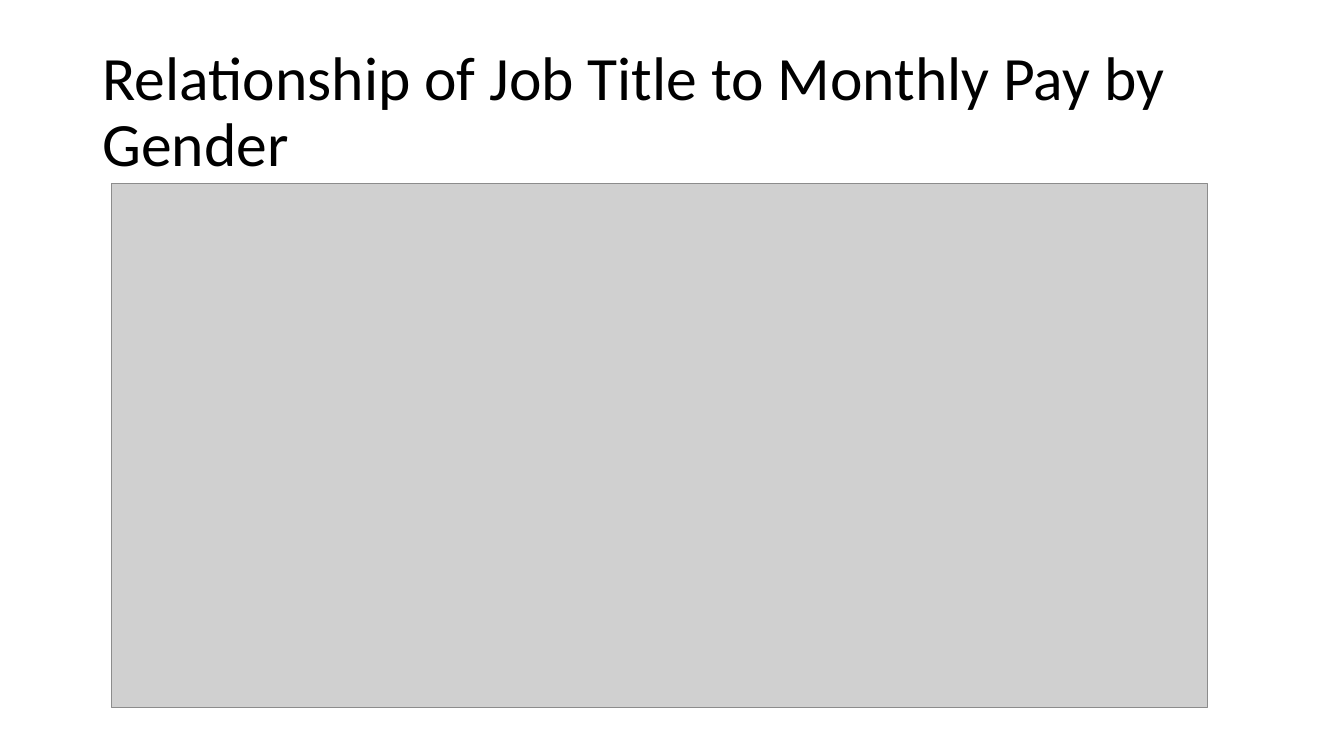
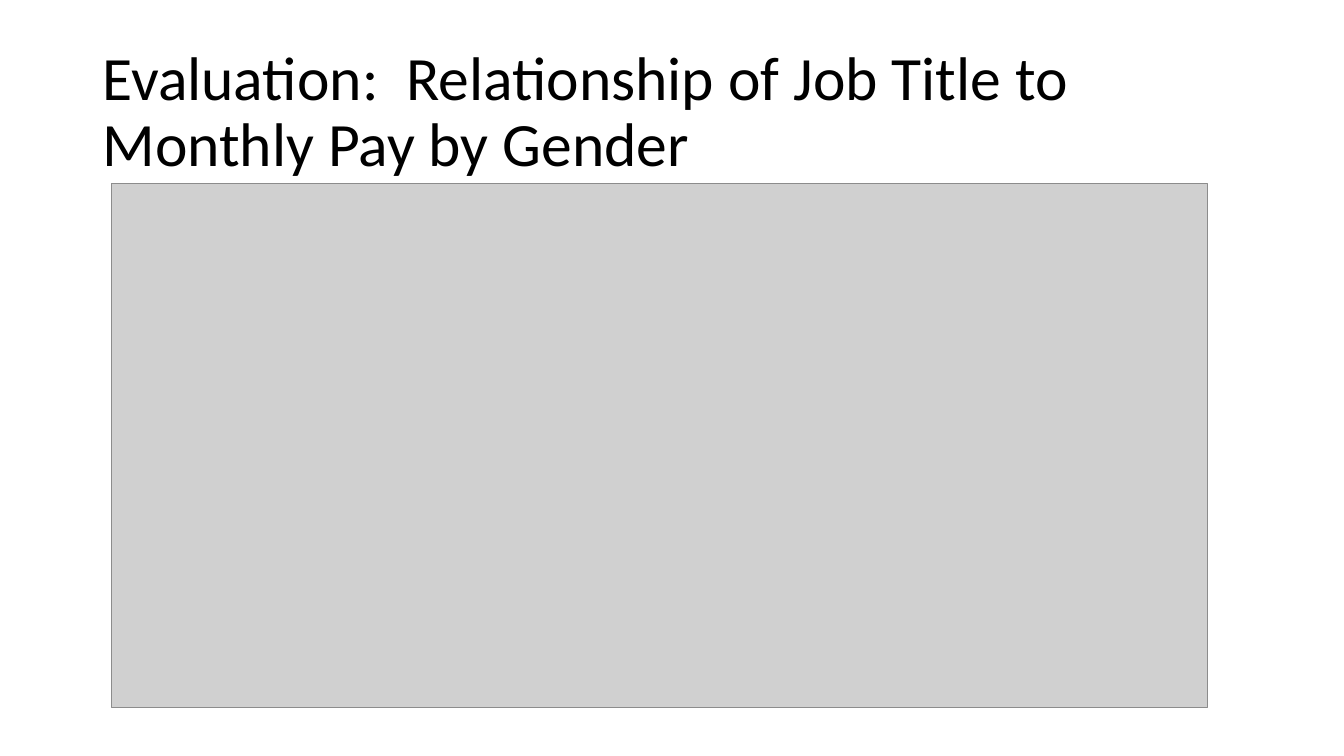
Before and after one commit to bdelahoussaye/CaseStudy2, a slide deck: slide 15 of Final Presentation_TEAM VARIANCE 6306.pptx (slide 12 before the commit). Drawn at 1344x756 pixels with LibreOffice and Linux fonts; fonts in the diff are those of the drawing; grey boxes stand for pictures. Boxes give left, top, right and bottom in pixels: in the first picture for what was removed or moved away, otherwise in the second. Text is boxed around its words. In the diff, an @@ line names an element or a change of style, - is before the commit and + after.

```diff
--- a/Final Presentation_TEAM VARIANCE 6306.pptx
+++ b/Final Presentation_TEAM VARIANCE 6306.pptx
@@ title at box(102, 57, 1067, 176): text changed @@
-Relationship of Job Title to Monthly Pay by Gender
+Evaluation: Relationship of Job Title to Monthly Pay by Gender
```
Also in this commit, not shown: 4 other slides changed, 4 slides added, 2 other files.
